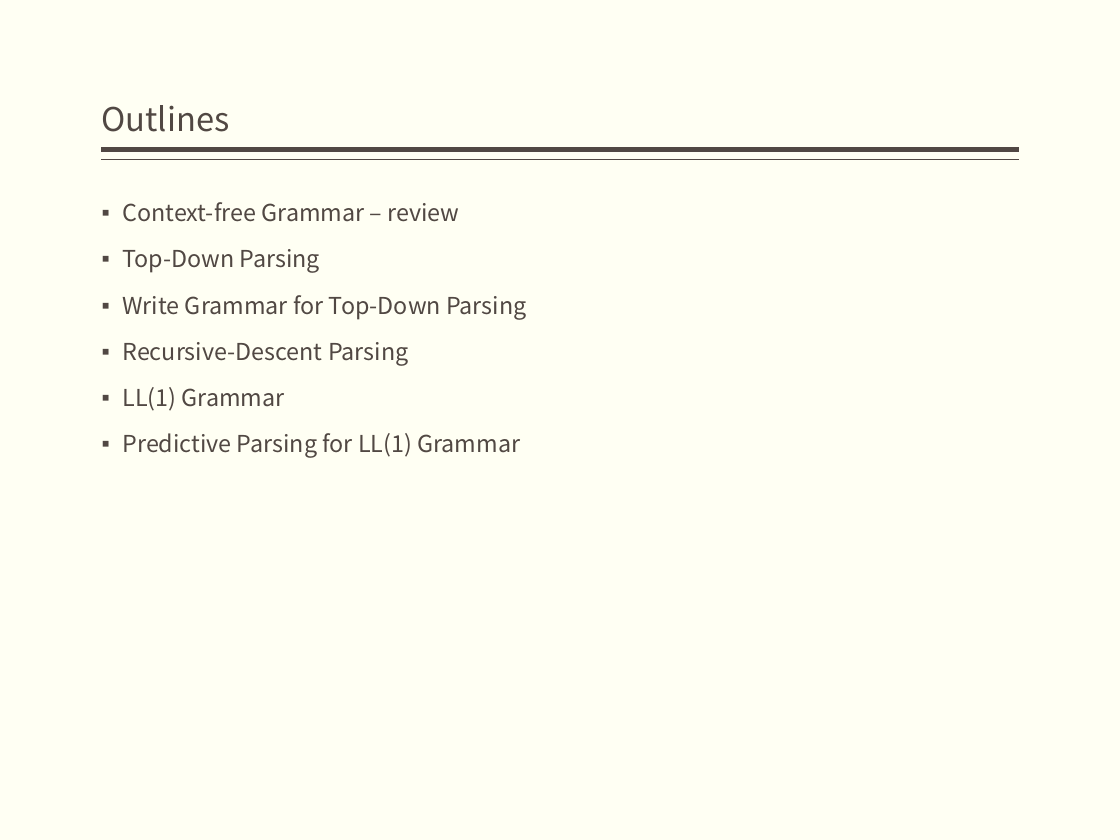
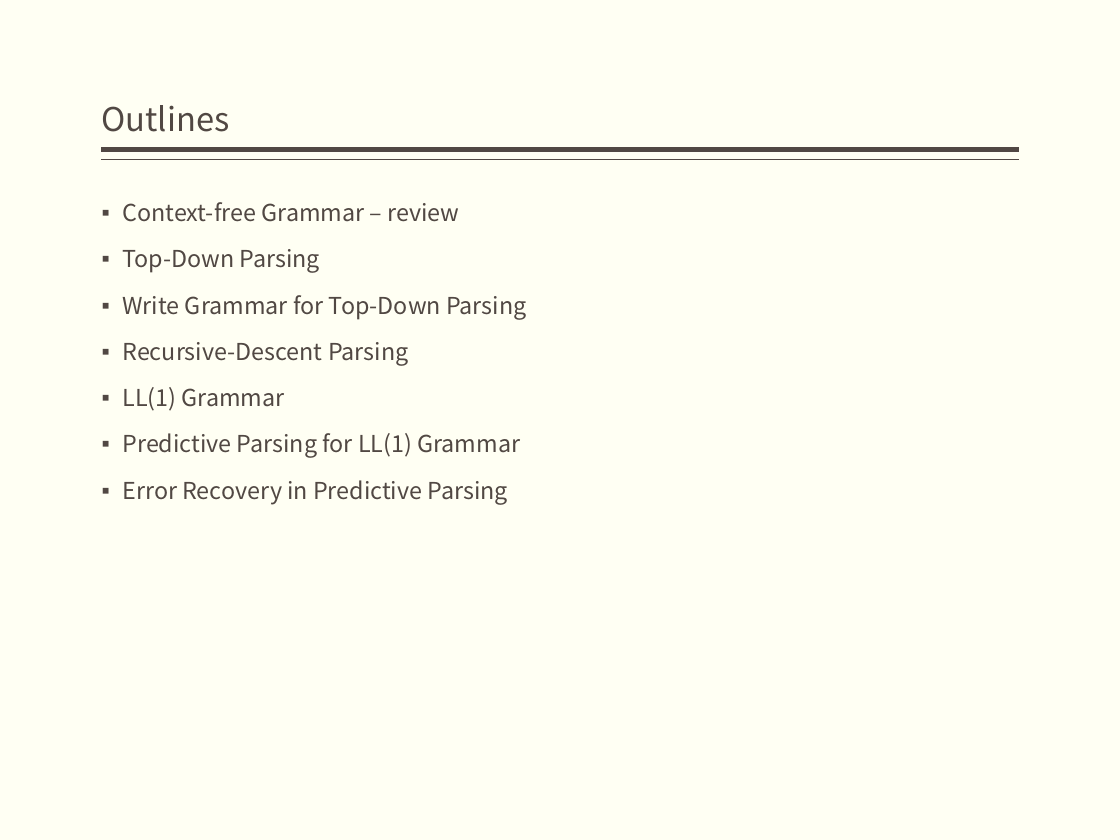
Before and after one commit to bonkboykz/jz81.github.io, a slide deck: slide 3 of course/compiler/LectureNotes/(Spring2017)Lecture4.pptx. Drawn at 1120x840 pixels with LibreOffice and Linux fonts; fonts in the diff are those of the drawing. Boxes give left, top, right and bottom in pixels: in the first picture for what was removed or moved away, otherwise in the second. Text is boxed around its words. In the diff, an @@ line names an element or a change of style, - is before the commit and + after.

```diff
--- a/course/compiler/LectureNotes/(Spring2017)Lecture4.pptx
+++ b/course/compiler/LectureNotes/(Spring2017)Lecture4.pptx
@@ text at (122,480,508,505): paragraph added @@
+▪ Error Recovery in Predictive Parsing
```
Also in this commit, not shown: 26 other slides changed, 3 slides added.
